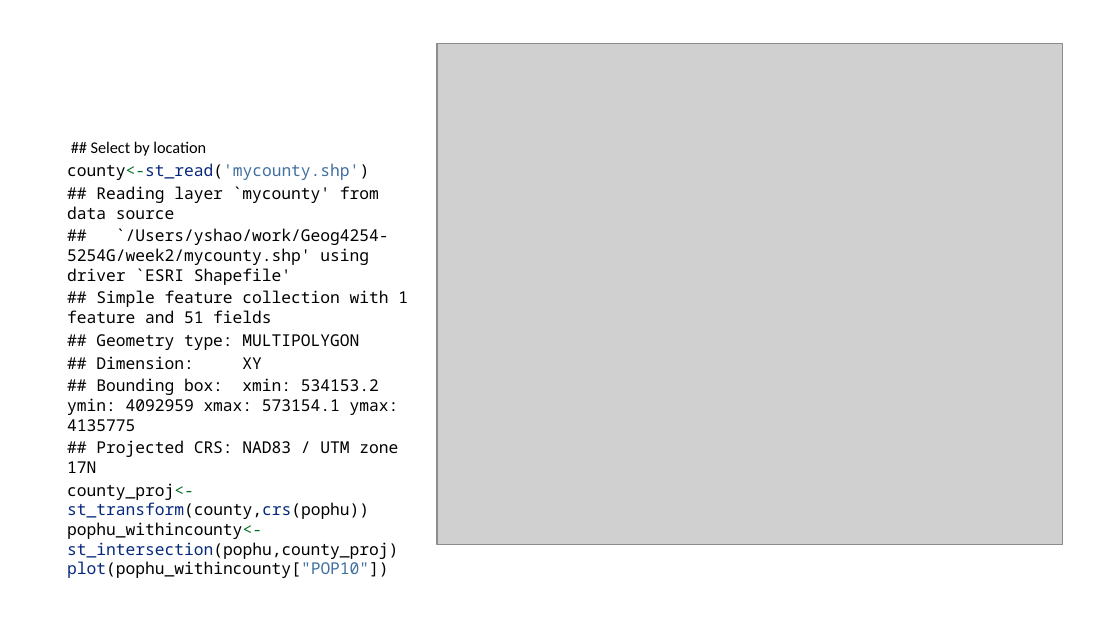
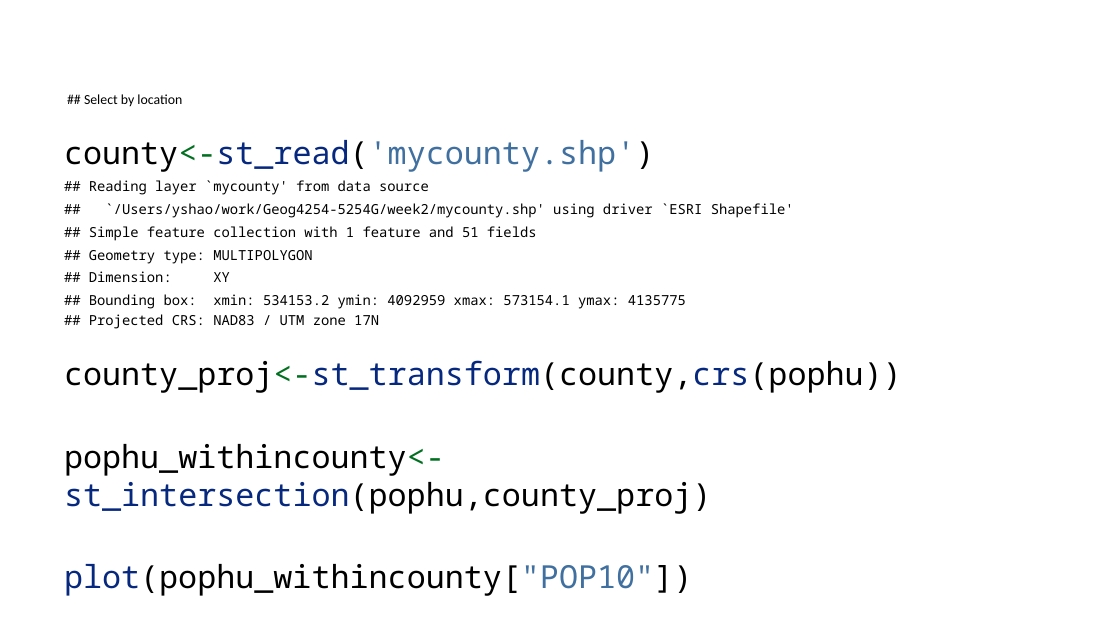
Before and after one commit to yangshao2/Geog4254-5254G, a slide deck: slide 24 of week2/week2.pptx. Drawn at 1120x630 pixels with LibreOffice and Linux fonts; fonts in the diff are those of the drawing; grey boxes stand for pictures. Boxes give left, top, right and bottom in pixels: in the first picture for what was removed or moved away, otherwise in the second. Text is boxed around its words. In the diff, an @@ line names an element or a change of style, - is before the commit and + after.

```diff
--- a/week2/week2.pptx
+++ b/week2/week2.pptx
@@ picture removed at [437, 44, 1062, 544] @@
@@ text "## Select by location": place and size @@
-text "## Select by location" at [67, 141, 408, 559]
+text "## Select by location" at [64, 94, 902, 514]
@@ text at [64, 94, 794, 329]: size 10.5 to 8.9 pt in "## Select by location", "## Reading layer `mycounty' from data source ..."; size 10.5 to 20.4 pt in "county<-st_read('mycounty.shp')"; more space between paragraphs @@
@@ text at [64, 360, 902, 514]: text changed; size 10.5 to 20.4 pt @@
-county_proj<-st_transform(county,crs(pophu))
-pophu_withincounty<-st_intersection(pophu,county_proj)
-plot(pophu_withincounty["POP10"])
+county_proj<-st_transform(county,crs(pophu))
+pophu_withincounty<-st_intersection(pophu,county_proj)
+plot(pophu_withincounty["POP10"])
```
Also in this commit, not shown: 9 other slides changed, 1 slide added, 24 other files.
